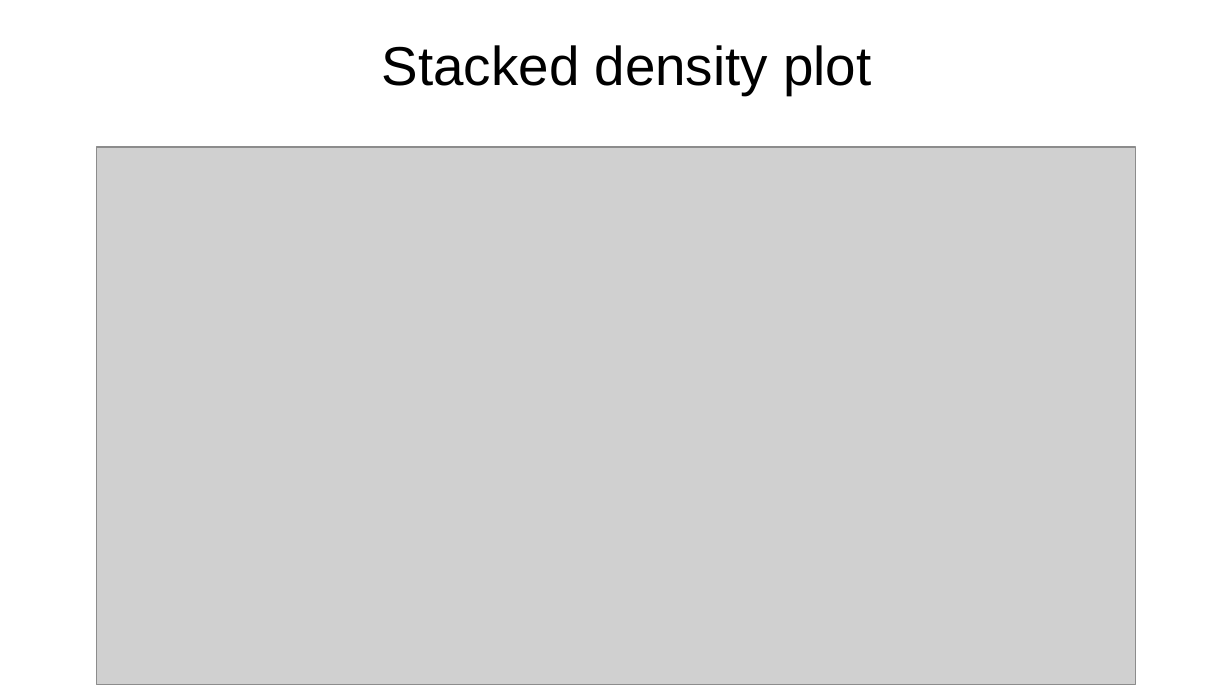
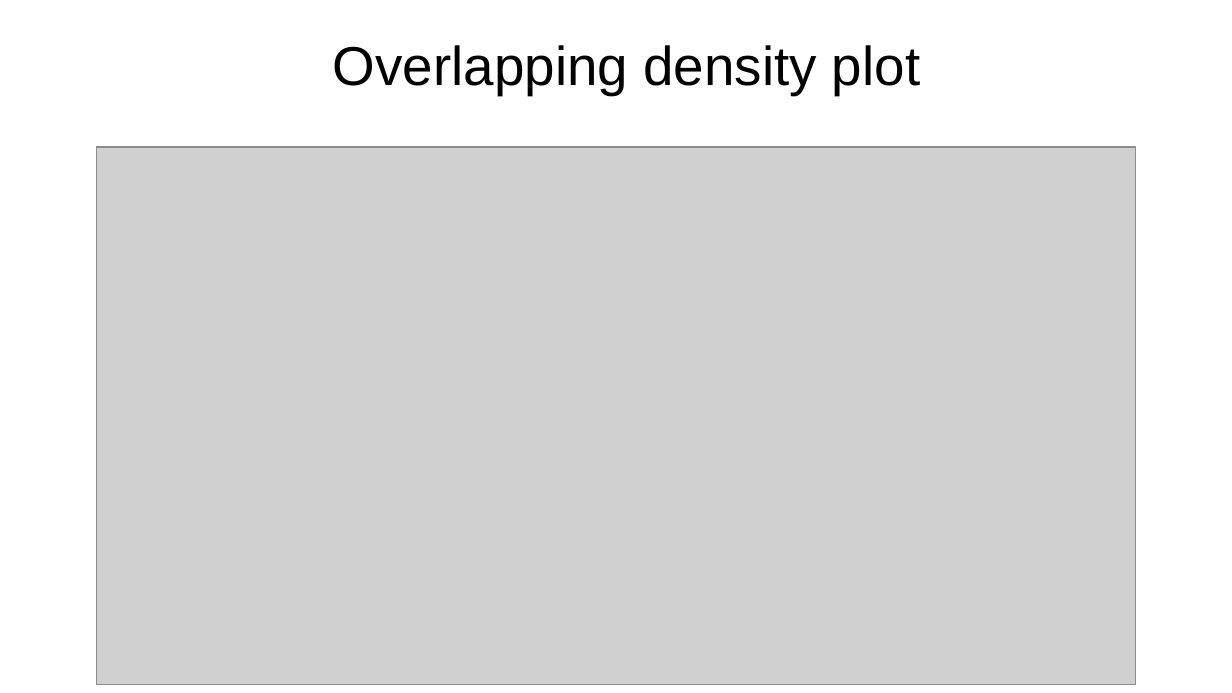
Before and after one commit to OgrodowskiJedrzej/Intro-To-Data-Science-Notebooks, a slide deck: slide 50 of Data Visualization pt. 1/Data Visualization pt. 1.pptx (slide 23 before the commit). Drawn at 1232x693 pixels with LibreOffice and Linux fonts; fonts in the diff are those of the drawing; grey boxes stand for pictures. Boxes give left, top, right and bottom in pixels: in the first picture for what was removed or moved away, otherwise in the second. Text is boxed around its words. In the diff, an @@ line names an element or a change of style, - is before the commit and + after.

```diff
--- a/Data Visualization pt. 1/Data Visualization pt. 1.pptx
+++ b/Data Visualization pt. 1/Data Visualization pt. 1.pptx
@@ text at [333, 45, 920, 95]: text changed @@
-Stacked density plot
+Overlapping density plot
```
Also in this commit, not shown: 2 other slides changed, 27 slides added, 1 other file.
